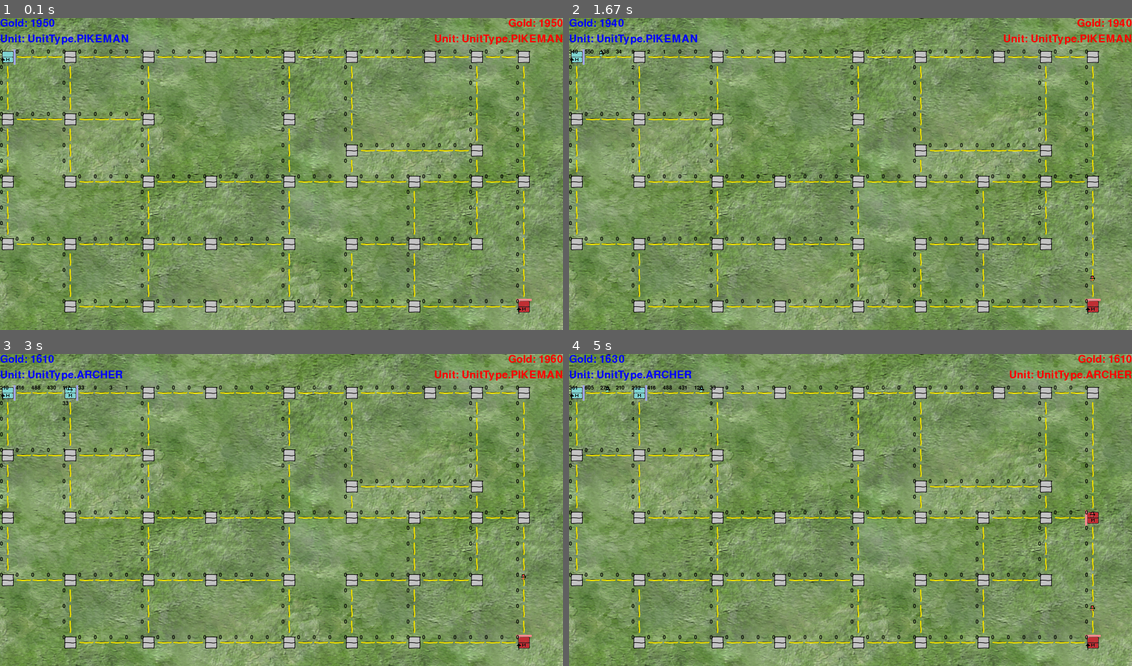
Above: before the commit, frames 1-4 (two rows, left to right).
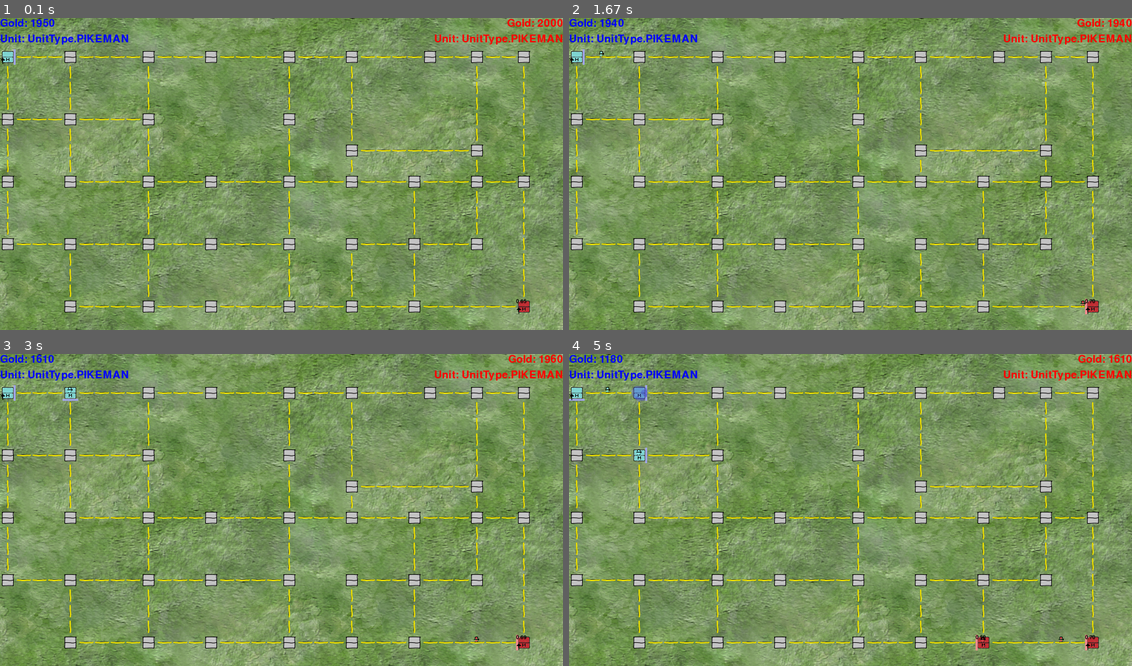
Above: after the commit, the same moments.

Repository: czebrose/ML_Projects
Game: pygame game, started from ML-Tutorial/NodeFightGame/game.py
The game is run twice, just before and just after one commit, with the same random seed, the same clock (stepped at 60 frames per second) and the same inputs.
Inputs (mouse positions are in pixels of both pictures, inside the frame that each line leads up to):
- Up to frame 1 (0.1 s): no input
- Up to frame 2 (1.67 s): click (850, 174) at 0.38 s; tap Enter at 0.67 s; click (675, 127) at 1.05 s
- Up to frame 3 (3 s): no input
- Up to frame 4 (5 s): no input

The runs differ from the first frame. In frame 1, 1.3% of the frame differs, in the area x 0-99%, y 0-92%; in frame 2, 1.3%; in frame 3, 1.5%; in frame 4, 2.3%, in the area x 0-100%, y 0-95%.

Commit message:
Smart AI is playing, but not well.

Diff:
--- a/ML-Tutorial/AlgoTutorials/kmeans-tut.py
+++ b/ML-Tutorial/AlgoTutorials/kmeans-tut.py
@@ -25,5 +25,6 @@
                                       metric='euclidean')))
 
 
+print(digits)
 clf = KMeans(n_clusters=k, init='k-means++', n_init=10)
 bench_k_means(clf, "1", data)
--- a/ML-Tutorial/NodeFightGame/debug.py
+++ b/ML-Tutorial/NodeFightGame/debug.py
@@ -8,7 +8,7 @@
 
 player = PlayerColor.BLUE
 unit_type = UnitType.PIKEMAN
-show = True
+show = False
 
 
 def check_input():
--- a/ML-Tutorial/NodeFightGame/diffusion.py
+++ b/ML-Tutorial/NodeFightGame/diffusion.py
@@ -55,17 +55,44 @@
     def get_node_value(self, player):
         return self.node_value[player]
 
+    def get_max_enemy_node_value(self, player):
+        node_value = 0
+        for p in self.node_value:
+            if p is not player and self.node_value[p] > node_value:
+                node_value = self.node_value[p]
+        return node_value
+
     def get_unit_value(self, unit_type, player):
         return self.unit_value[unit_type][player]
+
+    def get_main_unit(self, player):
+        unit_type = None
+        unit_value = 0
+        for u in self.unit_value:
+            if self.unit_value[u][player] > unit_value:
+                unit_value = self.unit_value[u][player]
+                unit_type = u
+        return unit_type, unit_value
+
+    def get_max_enemy_unit_value(self, player):
+        enemy_unit_type = None
+        enemy_unit_value = 0
+        for c in PLAYER_LIST:
+            if c is not player:
+                unit_type, unit_value = self.get_main_unit(c)
+                if unit_value > enemy_unit_value:
+                    enemy_unit_type = unit_type
+                    enemy_unit_value = unit_value
+        enemy_unit_lerp = enemy_unit_value / util.UNIT_VALUE
+        return enemy_unit_type, enemy_unit_value, enemy_unit_lerp
 
     def get_unit_lambda(self, other_unit_type, other_player):
         if self.unit_owner is other_player:
             return util.NEUTRAL_L
-        self_kills_other = unit.get_fight_result(other_unit_type, self.unit_type)
-        other_kills_self = unit.get_fight_result(self.unit_type, other_unit_type)
-        if self_kills_other and other_kills_self:
+        compare_result = unit.compare_unit_types(self.unit_type, other_unit_type)
+        if compare_result == 0:
             return util.SAME_UNIT_L
-        elif self_kills_other:
+        elif compare_result > 0:
             return util.COUNTER_UNIT_L
         else:
             return util.ANTI_COUNTER_UNIT_L
--- a/ML-Tutorial/NodeFightGame/game.py
+++ b/ML-Tutorial/NodeFightGame/game.py
@@ -5,6 +5,7 @@
 from util import Direction, PlayerColor
 from humanplayer import HumanPlayerInput
 from simpleplayer import SimplePlayer
+from smartplayer import SmartPlayer
 from node import Node, Building
 from road import Road
 pygame.font.init()
@@ -20,7 +21,7 @@
 BACKGROUND_IMG = util.load_img("background.png")
 
 blue_player = SimplePlayer(PlayerColor.BLUE)
-red_player = SimplePlayer(PlayerColor.RED)
+red_player = SmartPlayer(PlayerColor.RED)
 
 VICTORY_FONT = pygame.font.SysFont("comicsans", 50)
 
--- a/ML-Tutorial/NodeFightGame/location.py
+++ b/ML-Tutorial/NodeFightGame/location.py
@@ -66,17 +66,19 @@
         return players
 
     def prepare_diffusion(self):
-        #self.diffusion.reset()
         if self.unit_in_loc:
             self.diffusion.set_unit_value(self.unit_in_loc.unit_type, self.unit_in_loc.owner)
 
-    def diffuse(self):
+    def get_neighbors_diffusion(self):
         diffusion_neighbors = {}
         for direction in self.neighbors:
             n = self.neighbors[direction]
             if n:
                 diffusion_neighbors[direction] = n.diffusion
-        self.diffusion.spread(diffusion_neighbors)
+        return diffusion_neighbors
+
+    def diffuse(self):
+        self.diffusion.spread(self.get_neighbors_diffusion())
 
     def fight(self):
         # list of Fight objects
--- a/ML-Tutorial/NodeFightGame/player.py
+++ b/ML-Tutorial/NodeFightGame/player.py
@@ -71,7 +71,8 @@
             if self.gold >= util.BUILDING_COST:
                 node.building = Building(building_type, self.unit_pref)
                 self.gold -= util.BUILDING_COST
-                self.unit_pref = UnitType.get_next(self.unit_pref)
+                if node.building.can_spawn_unit():
+                    self.unit_pref = UnitType.get_next(self.unit_pref)
 
     def execute_unit_change(self, node, unit_type):
         if node and node.owner is self.color:
--- a/ML-Tutorial/NodeFightGame/smartplayer.py
+++ b/ML-Tutorial/NodeFightGame/smartplayer.py
@@ -1,39 +1,168 @@
 import util
-from util import Direction, PlayerCommands, PlayerColor, SmartPlayerGoal
+from util import Direction, PlayerCommands, PlayerColor, SmartPlayerGoal, BuildingType
 from player import PlayerInput
 from node import Node
-import random
+import unit
+import pygame
+pygame.font.init()
+
+
+STAT_FONT = pygame.font.SysFont("comicsans", 25)
+
+show_quality = True
+
+
+def check_improvement(best_improvement, best_command, current_quality, test_quality, test_command):
+    improvement = test_quality - current_quality
+    if improvement > best_improvement:
+        return improvement, test_command
+    return best_improvement, best_command
 
 
 class SmartPlayer(PlayerInput):
     def __init__(self, color):
         PlayerInput.__init__(self, color)
-        self.goal = SmartPlayerGoal.EXPAND
+        self.goal = SmartPlayerGoal.EXPLORE
+        self.expected_gold = self.gold
+        self.target_node = self.target_node
+        self.command = self.command
+        self.owned_nodes = []
 
     def update(self, global_map):
         # set target_node and command
-        self.analyze_map(global_map)
-        self.determine_goal()
-        self.pick_node()
-        self.pick_command()
+        owned_nodes = self.find_nodes(global_map)
+        improvement, node, command = self.get_best_command(owned_nodes)
+        print("Best Command: ", command, " Improvement: ", improvement)
+        if self.use_improvement(owned_nodes, improvement):
+            self.target_node = node
+            self.command = command
+        else:
+            self.target_node = None
+            self.command = None
+        self.expected_gold = self.gold
 
-    def analyze_map(self, global_map):
-        pass
+    def find_nodes(self, global_map):
+        self.owned_nodes = []
+        for row in global_map:
+            for loc in row:
+                if isinstance(loc, Node) and loc.owner is self.color:
+                    self.owned_nodes.append(loc)
+        return self.owned_nodes
 
-    def determine_goal(self):
-        pass
+    def get_best_command(self, owned_nodes):
+        best_node = None
+        best_command = None
+        best_improvement = 0
+        for loc in owned_nodes:
+            improvement, command = self.best_command_for_node(loc)
+            if improvement > best_improvement:
+                best_node = loc
+                best_improvement = improvement
+                best_command = command
+        return best_improvement, best_node, best_command
 
-    def pick_node(self):
-        if self.goal is SmartPlayerGoal.EXPAND:
-            # find the ideal mine location
-            pass
-        elif self.goal is SmartPlayerGoal.ATTACK:
-            # this is
-            pass
-        elif self.goal is SmartPlayerGoal.DEFEND:
-            pass
+    def best_command_for_node(self, node):
+        node_diffusion = node.diffusion
+        neighbor_diffusion = node.get_neighbors_diffusion()
+        exit_dir = node.exit_direction[self.color]
+        building_type = node.building.type
+        current_quality = self.get_node_quality(node_diffusion, neighbor_diffusion, exit_dir, building_type)
+        best_command = None
+        best_improvement = 0
+        dir_commands = [PlayerCommands.DIRECTION_SOUTH, PlayerCommands.DIRECTION_WEST,
+                        PlayerCommands.DIRECTION_EAST, PlayerCommands.DIRECTION_NORTH]
+        for c in dir_commands:
+            new_direction = util.get_direction_from_command(c)
+            quality = self.get_node_quality(node_diffusion, neighbor_diffusion, new_direction, building_type)
+            best_improvement, best_command = check_improvement(best_improvement, best_command, current_quality,
+                                                               quality, c)
+        quality = self.get_node_quality(node_diffusion, neighbor_diffusion, exit_dir, BuildingType.BARRACKS)
+        best_improvement, best_command = check_improvement(best_improvement, best_command, current_quality,
+                                                           quality, PlayerCommands.BUILD_BARRACKS)
+        quality = self.get_node_quality(node_diffusion, neighbor_diffusion, exit_dir, BuildingType.MINE)
+        best_improvement, best_command = check_improvement(best_improvement, best_command, current_quality,
+                                                           quality, PlayerCommands.BUILD_MINE)
+        if node.building.can_spawn_unit():
+            best_improvement, best_command = self.get_improvement_for_unit_change(best_improvement, best_command)
+        return best_improvement, best_command
+
+    def get_node_quality(self, node_diffusion, neighbor_diffusion_dict, exit_dir, building_type):
+        quality = 0
+        # unit part of the quality
+        ally_unit_type, ally_unit_value = node_diffusion.get_main_unit(self.color)
+        neighbor_diffusion = None
+        enemy_unit_type = None
+        enemy_unit_value = 0
+        enemy_unit_lerp = 0
+        if neighbor_diffusion_dict.__contains__(exit_dir):
+            neighbor_diffusion = neighbor_diffusion_dict[exit_dir]
+            enemy_unit_type, enemy_unit_value, enemy_unit_lerp = neighbor_diffusion.get_max_enemy_unit_value(self.color)
+        if not neighbor_diffusion:
+            # We aren't moving, which is okay as long as we don't have any units.
+            max_node_value = 0.15
+            min_node_value = 0.00
+            lerp = 1 - (float(ally_unit_value) / util.UNIT_VALUE)
         else:
-            pass
+            enemy_node_lerp = neighbor_diffusion.get_max_enemy_node_value(self.color) / util.HOME_NODE_VALUE
+            if enemy_unit_value > 0:
+                # We are moving towards enemies
+                compare_result = unit.compare_unit_types(ally_unit_type, enemy_unit_type)
+                if compare_result == 0:
+                    # quality can just be based on the higher unit value.
+                    max_node_value = 0.25 + 0.5 * enemy_node_lerp  # all allied units, no enemies
+                    min_node_value = 0.10 + 0.5 * enemy_node_lerp  # all enemy units, no allies
+                    lerp = ((ally_unit_value - enemy_unit_value) + util.UNIT_VALUE) / float(2.0 * util.UNIT_VALUE)
+                elif compare_result < 0:
+                    # We're sending units in to die.
+                    max_node_value = 0.20 - 0.5 * enemy_node_lerp  # no allied units
+                    min_node_value = 0.00 - 0.5 * enemy_node_lerp  # lots of allied units
+                    lerp = 1 - (float(ally_unit_value) / util.UNIT_VALUE)
+                else:
+                    # We're advantaged here.
+                    max_node_value = 0.50 + 0.5 * enemy_node_lerp  # lots of enemies here
+                    min_node_value = 0.20 + 0.5 * enemy_node_lerp  # no enemies here
+                    lerp = float(enemy_unit_value) / util.UNIT_VALUE
+            else:
+                # We aren't moving towards enemy units
+                max_node_value = 0.50 + 1.0 * enemy_node_lerp  # lots of allied units
+                min_node_value = 0.20 + 1.0 * enemy_node_lerp  # no allied units
+                lerp = float(ally_unit_value) / util.UNIT_VALUE
+        quality += (lerp * (max_node_value - min_node_value)) + min_node_value
 
-    def pick_command(self):
-        pass
+        # node part of the quality
+        if building_type is BuildingType.HOME:
+            quality += 0.5
+        elif building_type is BuildingType.MINE:
+            quality += 0.2 * (1 - enemy_unit_lerp)
+        elif building_type is BuildingType.BARRACKS:
+            quality += 0.4 * enemy_unit_lerp
+        else:
+            quality += 0.0
+        return max(min(quality, 1), 0)
+
+    def get_improvement_for_unit_change(self, best_improvement, best_command):
+        return best_improvement, best_command
+
+    def use_improvement(self, owned_nodes, improvement):
+        threshold_max = 0.50
+        threshold_min = 0.05
+        threshold_lerp = min(1 - (float(self.gold) / 2000), 1)
+        if self.expected_gold < self.gold:
+            threshold_lerp = max(threshold_lerp - 0.1, 0)
+        else:
+            threshold_lerp = min(threshold_lerp + 0.1, 1)
+        threshold = (threshold_lerp * (threshold_max - threshold_min)) + threshold_min
+        return improvement > threshold
+
+    def draw(self, win):
+        PlayerInput.draw(self, win)
+        for node in self.owned_nodes:
+            color = (0, 0, 0)
+            node_diffusion = node.diffusion
+            neighbor_diffusion = node.get_neighbors_diffusion()
+            exit_dir = node.exit_direction[self.color]
+            building_type = node.building.type
+            current_quality = self.get_node_quality(node_diffusion, neighbor_diffusion, exit_dir, building_type)
+            value = "{:.2f}".format(current_quality)
+            text = STAT_FONT.render(value, True, color)
+            win.blit(text, node.get_pixel_pos())
--- a/ML-Tutorial/NodeFightGame/unit.py
+++ b/ML-Tutorial/NodeFightGame/unit.py
@@ -84,6 +84,20 @@
         return True
 
 
+# Returns 1, if the defender counters the attacker
+# Returns 0, if they are the same unit type
+# Returns -1, if the defender is countered by the attacker
+def compare_unit_types(defender_type, attacker_type):
+    def_kills_att = get_fight_result(attacker_type, defender_type)
+    att_kills_def = get_fight_result(defender_type, attacker_type)
+    if def_kills_att and att_kills_def:
+        return 0
+    elif def_kills_att:
+        return 1
+    else:
+        return -1
+
+
 def resolve_fight_round(round_fighters):
     fight_results = {}
     for color in round_fighters:
--- a/ML-Tutorial/NodeFightGame/util.py
+++ b/ML-Tutorial/NodeFightGame/util.py
@@ -112,6 +112,7 @@
 
 class SmartPlayerGoal(Enum):
     UNKNOWN = 0
+    USE_IMPROVEMENT = 1
     EXPLORE = 1
     EXPAND_MINES = 2
     EXPAND_BARRACKS = 3
@@ -145,6 +146,20 @@
     return PlayerCommands.ERROR
 
 
+def get_direction_from_command(command):
+    if command == PlayerCommands.DIRECTION_NORTH:
+        return Direction.NORTH
+    if command == PlayerCommands.DIRECTION_EAST:
+        return Direction.EAST
+    if command == PlayerCommands.DIRECTION_WEST:
+        return Direction.WEST
+    if command == PlayerCommands.DIRECTION_SOUTH:
+        return Direction.SOUTH
+    if command == PlayerCommands.CLEAR_DIRECTION:
+        return None
+    return Direction.ERROR
+
+
 def get_color_for_player(player_color):
     if player_color is PlayerColor.RED:
         return 255, 0, 0
